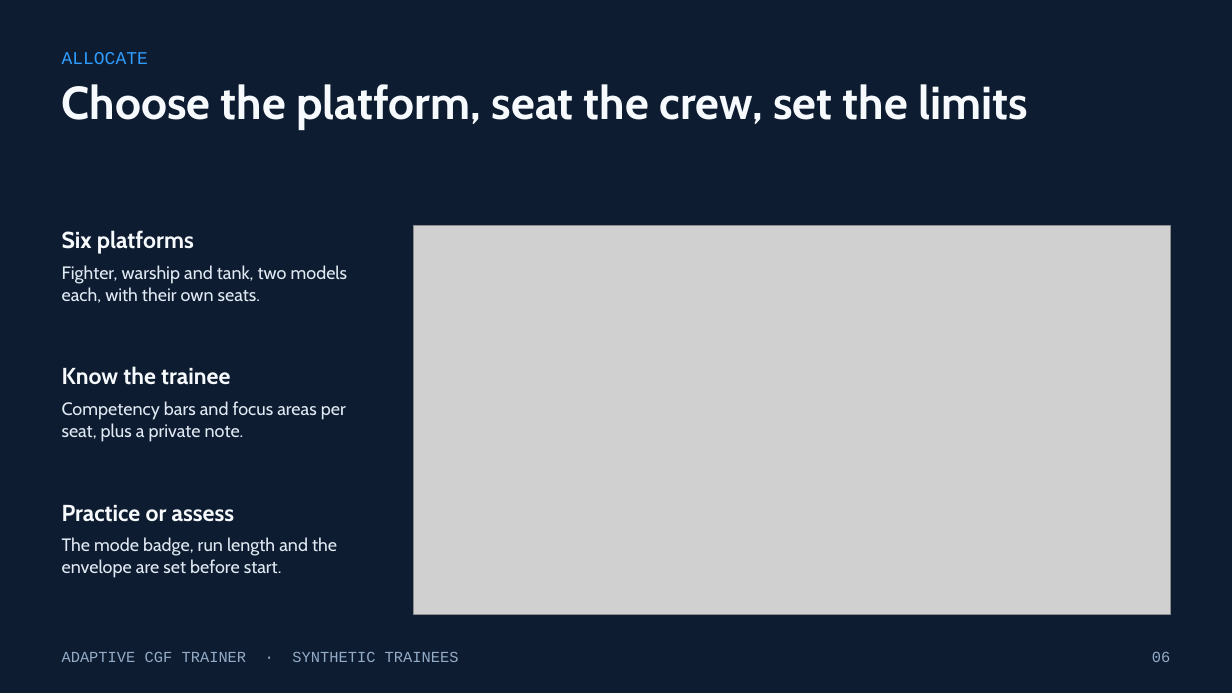
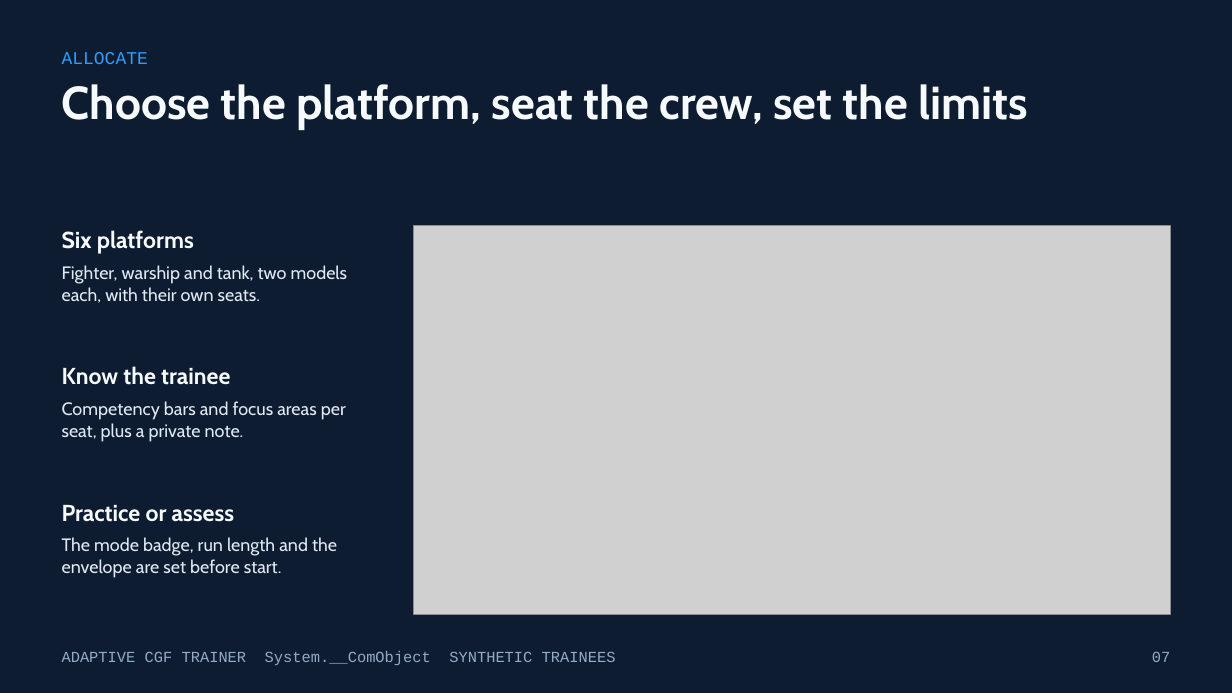
Before and after one commit to buttception/T-S_Hackathon26, a slide deck: slide 7 of cgf-demo/docs/pitch/Adaptive-CGF-Trainer.pptx (slide 6 before the commit). Drawn at 1232x693 pixels with LibreOffice and Linux fonts; fonts in the diff are those of the drawing; grey boxes stand for pictures. Boxes give left, top, right and bottom in pixels: in the first picture for what was removed or moved away, otherwise in the second. Text is boxed around its words. In the diff, an @@ line names an element or a change of style, - is before the commit and + after.

```diff
--- a/cgf-demo/docs/pitch/Adaptive-CGF-Trainer.pptx
+++ b/cgf-demo/docs/pitch/Adaptive-CGF-Trainer.pptx
@@ text at box(62, 651, 616, 665): text changed @@
-ADAPTIVE CGF TRAINER · SYNTHETIC TRAINEES
+ADAPTIVE CGF TRAINER System.__ComObject SYNTHETIC TRAINEES
@@ text at box(1152, 652, 1170, 662): text changed @@
-06
+07
```
Also in this commit, not shown: 9 other slides changed, 2 slides added, 1 slide removed, 2 other files.
